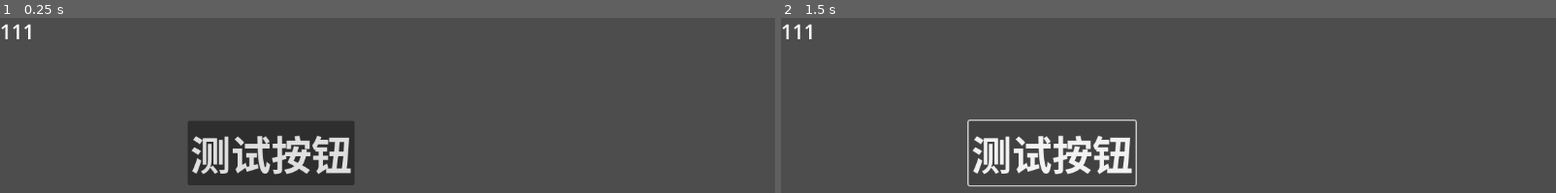
Above: before the commit, frames 1-2 (left to right).
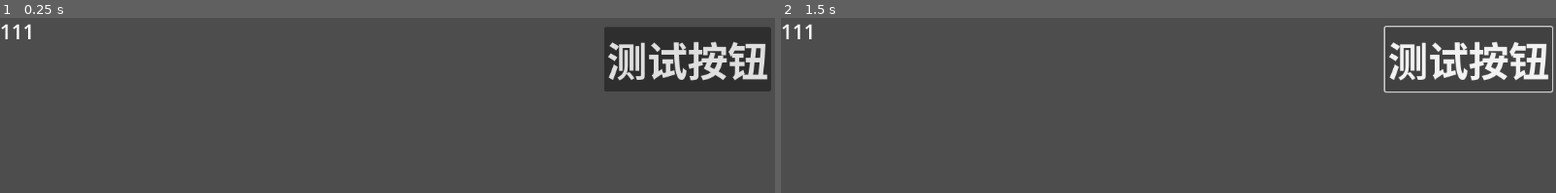
Above: after the commit, the same moments.

Repository: Atlas0079/Guild-Master
Game: Godot game, scene res://Scene/test.tscn
Same seed, same stepped clock (60 frames per second), same inputs: the game is played once before the commit and once after it. This scene is started directly instead of the project's main scene.
Inputs:
- Up to frame 1 (0.25 s): no input
- Up to frame 2 (1.5 s): click "测试按钮" at 0.5 s; click "测试按钮" at 1.25 s

The runs differ from the first frame. In frame 1, 15% of the frame differs, in the area x 24-100%, y 5-96%; in frame 2, 6.3%.

Commit message:
更新了时间脚本

Diff:
--- a/Scene/test.tscn
+++ b/Scene/test.tscn
@@ -13,10 +13,10 @@
 
 [node name="Button" type="Button" parent="."]
 layout_mode = 0
-offset_left = 279.0
-offset_top = 155.0
-offset_right = 351.0
-offset_bottom = 186.0
+offset_left = 898.0
+offset_top = 15.0
+offset_right = 1146.0
+offset_bottom = 106.0
 theme_override_font_sizes/font_size = 60
 text = "测试按钮"
 
Empty file added: Script/Time_Manager.gd
